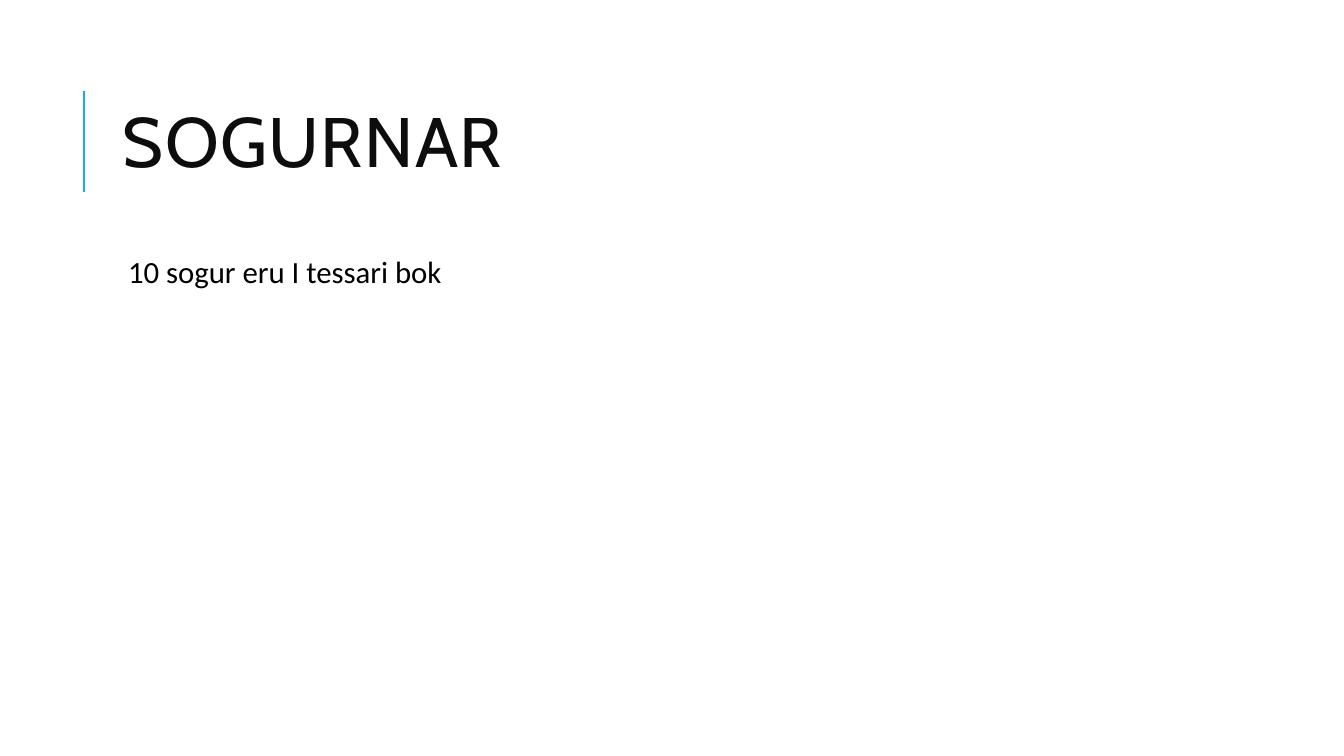
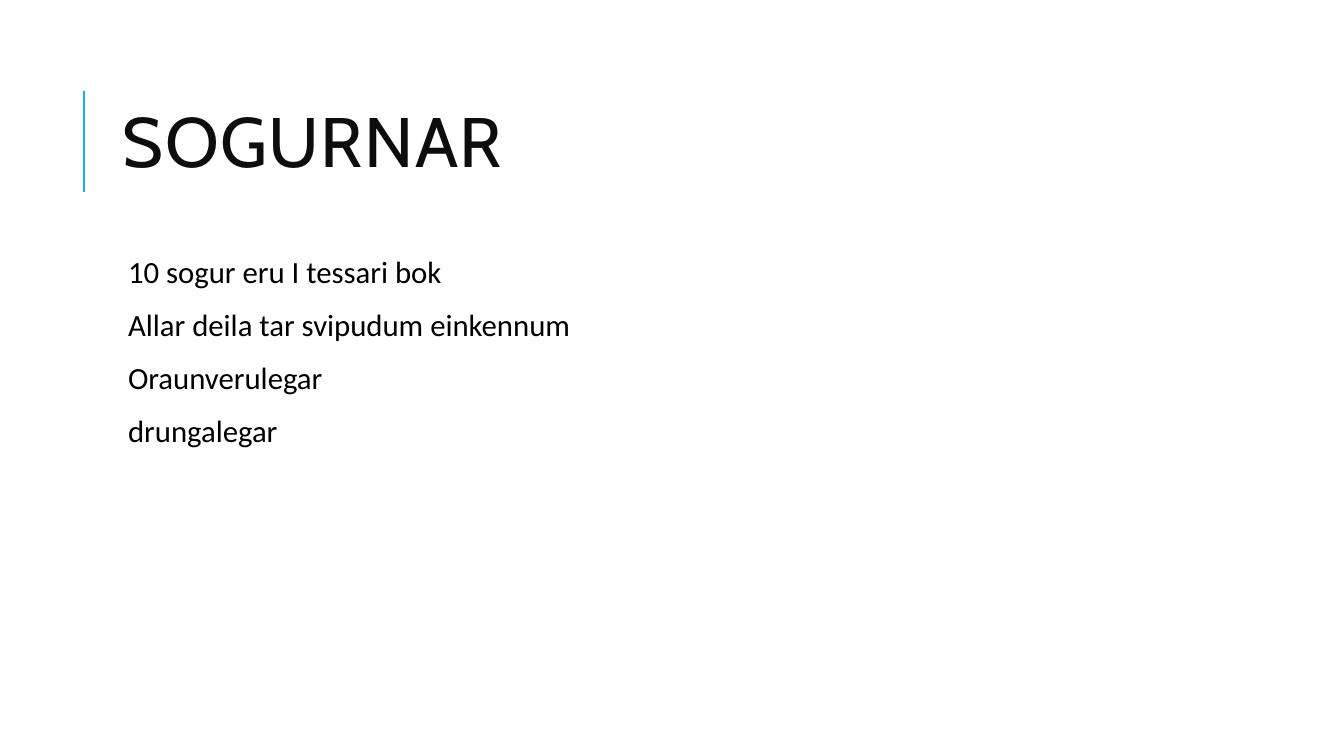
Before and after one commit to PallGudbrandsson/Skoli2017V, a slide deck: slide 3 of ISL/Veizla Undir Grjotvegg.pptx (slide 4 before the commit). Drawn at 1344x756 pixels with LibreOffice and Linux fonts; fonts in the diff are those of the drawing. Boxes give left, top, right and bottom in pixels: in the first picture for what was removed or moved away, otherwise in the second. Text is boxed around its words. In the diff, an @@ line names an element or a change of style, - is before the commit and + after.

```diff
--- a/ISL/Veizla Undir Grjotvegg.pptx
+++ b/ISL/Veizla Undir Grjotvegg.pptx
@@ text at box(128, 314, 570, 448): paragraphs added @@
+  Allar deila tar svipudum einkennum
+  Oraunverulegar
+  drungalegar
```
Also in this commit, not shown: 2 other slides changed, 6 slides added, 13 other files.
